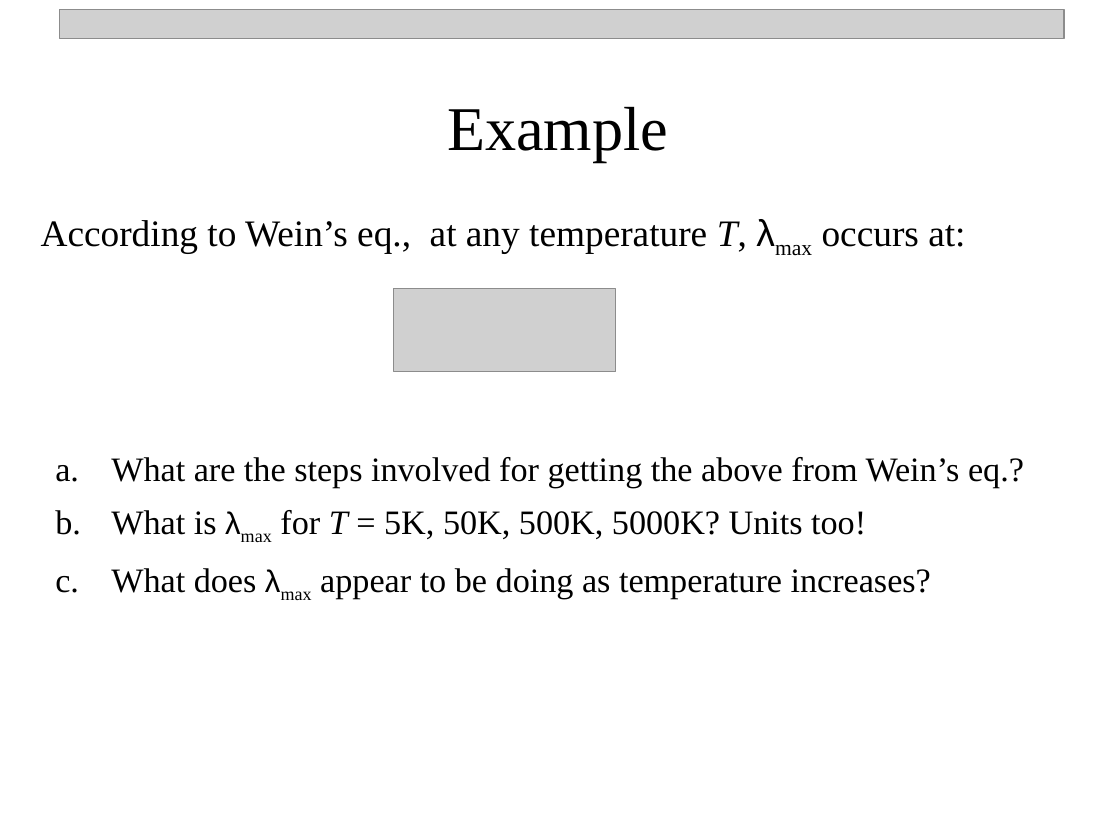
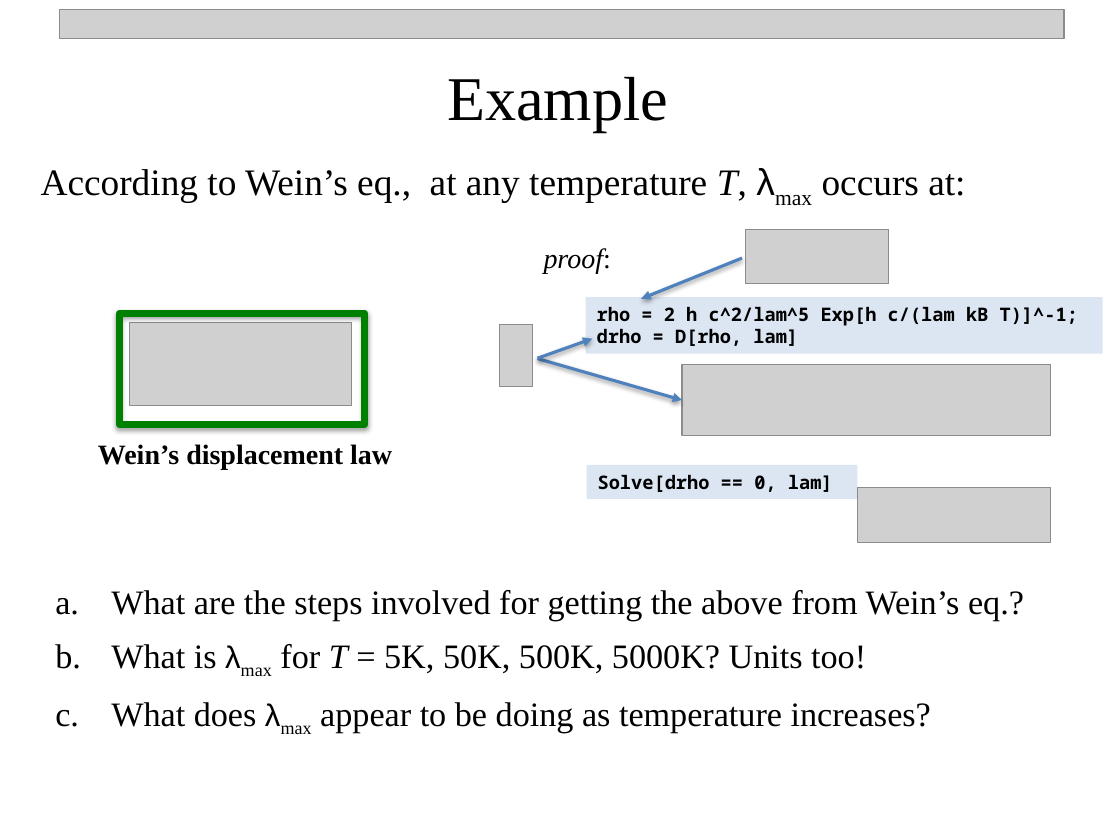
Before and after one commit to npetraco/CHE302, a slide deck: slide 16 of Notes/2_Quantum_TheoryI.pptx. Drawn at 1120x840 pixels with LibreOffice and Linux fonts; fonts in the diff are those of the drawing; grey boxes stand for pictures. Boxes give left, top, right and bottom in pixels: in the first picture for what was removed or moved away, otherwise in the second. Text is boxed around its words. In the diff, an @@ line names an element or a change of style, - is before the commit and + after.

```diff
--- a/Notes/2_Quantum_TheoryI.pptx
+++ b/Notes/2_Quantum_TheoryI.pptx
@@ text "Example": place and size @@
-text "Example" at [447,106,668,163]
+text "Example" at [447,76,668,132]
@@ text "According to Wein’s eq., at ...": place and size @@
-text "According to Wein’s eq., at ..." at [41,220,965,253]
+text "According to Wein’s eq., at ..." at [41,169,965,203]
@@ picture added at [745,230,888,283] @@
@@ text added at [544,248,611,274], 18 pt, text #000000, italic @@
+proof:
@@ arrow added from (743, 258) to (641, 299), #4F81BD 2 pt @@
@@ rectangle added at [586,297,1103,353], fill #DCE6F2, 12 pt, text #000000, bold @@
+rho = 2 h c^2/lam^5 Exp[h c/(lam kB T)]^-1;
+drho = D[rho, lam]
@@ rectangle added at [120,314,365,424], outline #008000 4.5 pt @@
@@ picture: place and size @@
-picture at [394,289,616,372]
+picture at [130,323,352,405]
@@ picture added at [500,325,532,386] @@
@@ arrow added from (538, 358) to (682, 400), #4F81BD 2 pt @@
@@ arrow added from (538, 358) to (592, 338), #4F81BD 2 pt @@
@@ picture added at [682,364,1051,436] @@
@@ text added at [98,444,392,469], 18 pt, text #000000, bold @@
+Wein’s displacement law
@@ rectangle added at [587,465,858,498], fill #DCE6F2, 12 pt, text #000000, bold @@
+Solve[drho == 0, lam]
@@ picture added at [858,488,1051,543] @@
@@ text "What are the steps involved ...": place and size @@
-text "What are the steps involved ..." at [111,457,1024,599]
+text "What are the steps involved ..." at [111,590,1024,733]
```
Also in this commit, not shown: 2 other files.
